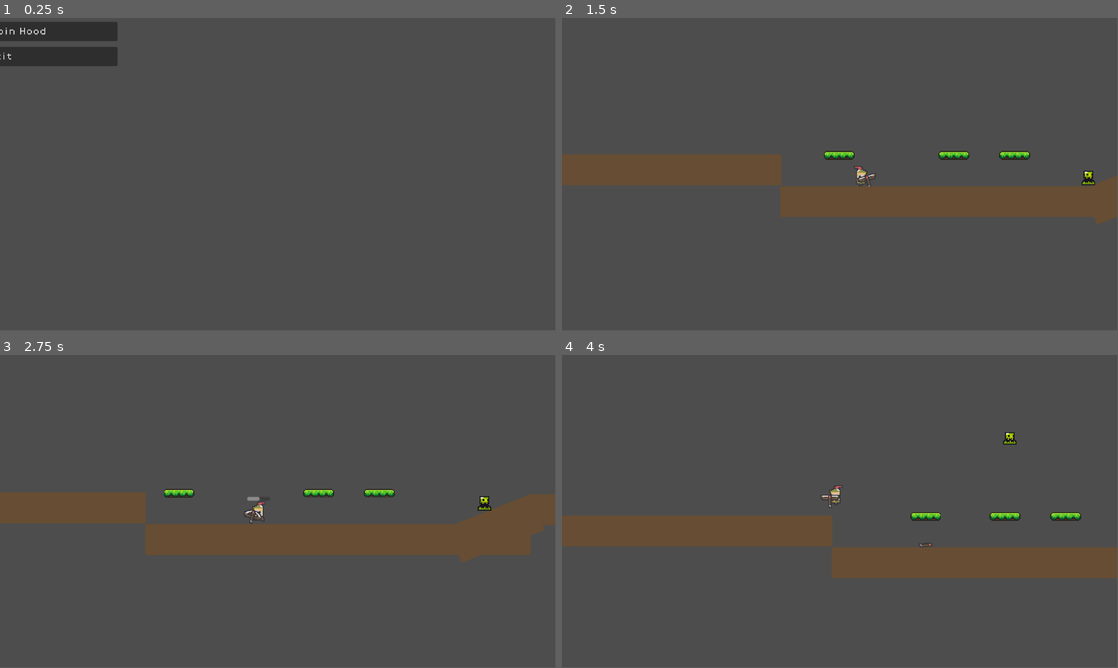
Above: before the commit, frames 1-4 (two rows, left to right).
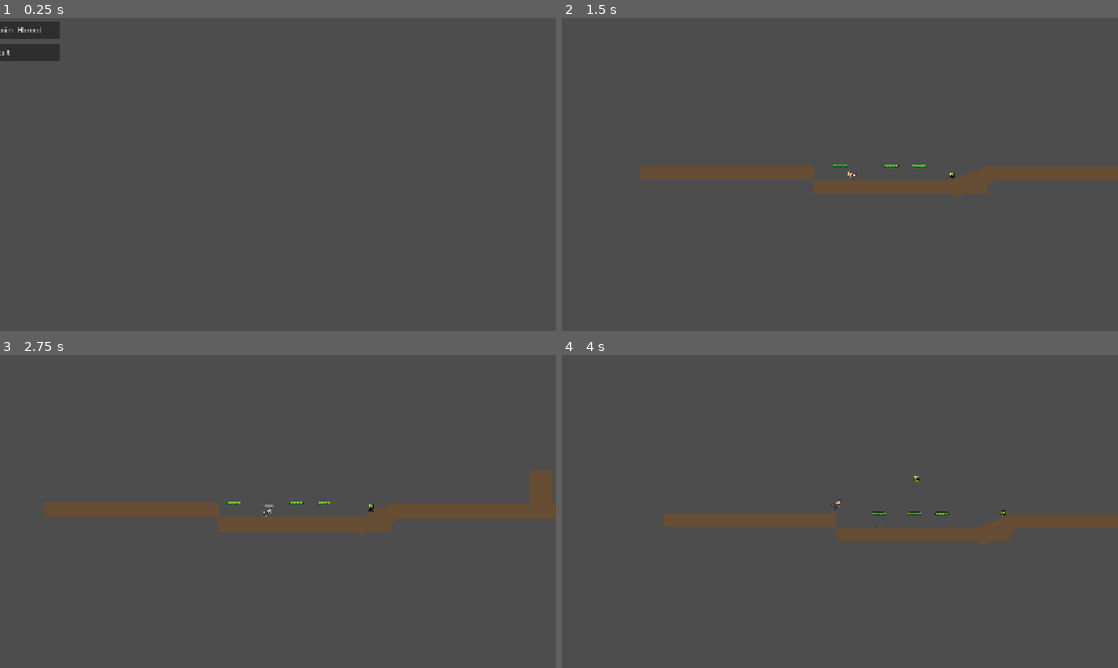
Above: after the commit, the same moments.

Repository: GeorgiStavrev/godot-sidescroller
Game: Godot game, scene res://scenes/game.tscn
Two runs of this game, one before a commit and one after it. Both use one fixed random seed, a clock stepped at 60 frames per second and the inputs below. This scene is started directly instead of the project's main scene.
Inputs:
- Up to frame 1 (0.25 s): no input
- Up to frame 2 (1.5 s): tap Enter at 0.5 s; hold Down (aim_down) 0.53-1.28 s; hold Right (run_right) from 0.53 s (still down); tap Space (jump) at 0.77 s; tap Up (aim_up) at 1.35 s
- Up to frame 3 (2.75 s): tap Space (jump) at 1.52 s; release Right (run_right) at 2.03 s; hold Left (run_left) from 2.03 s (still down); hold F (shoot) from 2.03 s (still down)
- Up to frame 4 (4 s): keep holding Left (run_left); release F (shoot) at 2.78 s; tap Shift (sprint) at 2.85 s; tap Space (jump) at 3.02, 3.77 s; hold Down (aim_down) from 3.53 s (still down)
In our replay, the window is 799x449 before the commit and 800x450 after it. These sizes can differ from the game's own. Grey fills any space a smaller window leaves; there, only what the larger window draws over its background counts as a difference.

The runs differ from the first frame. In frame 1, 1.7% of the frame differs, in the area x 0-22%, y 1-16%; in frame 2, 11%; in frame 3, 11%; in frame 4, 12%, in the area x 0-100%, y 24-72%.

Commit message:
added base classes, added finisher taunt, adjusted bow default prop values, maximised game window

Diff:
--- a/project.godot
+++ b/project.godot
@@ -20,6 +20,13 @@
 GameManager="*res://scripts/game_manager.gd"
 Music="*res://scenes/music.tscn"
 NodeTools="*res://scripts/node_tools.gd"
+
+[display]
+
+window/size/viewport_width=1280
+window/size/viewport_height=720
+window/size/mode=2
+window/stretch/mode="canvas_items"
 
 [input]
 
--- a/scenes/Characters/NPCs/slime.tscn
+++ b/scenes/Characters/NPCs/slime.tscn
@@ -1,10 +1,11 @@
-[gd_scene load_steps=20 format=3 uid="uid://60srmp8f1guv"]
+[gd_scene load_steps=21 format=3 uid="uid://60srmp8f1guv"]
 
 [ext_resource type="Script" uid="uid://0k25jjpsoipc" path="res://scripts/Characters/NPC/slime.gd" id="1_n6pvg"]
 [ext_resource type="Texture2D" uid="uid://dqike8fmnyj4u" path="res://assets/sprites/slime_green.png" id="1_p2gj0"]
 [ext_resource type="PackedScene" uid="uid://btvetxn3a0nfn" path="res://scenes/killzone.tscn" id="2_n6pvg"]
 [ext_resource type="PackedScene" path="res://scenes/UI/health_bar.tscn" id="4_health"]
 [ext_resource type="PackedScene" uid="uid://lwrdl1l4058" path="res://scenes/Components/hitbox.tscn" id="5_hitbox"]
+[ext_resource type="PackedScene" uid="uid://di33tfeioprrb" path="res://scenes/Components/finisher_taunt.tscn" id="6_s6lhv"]
 
 [sub_resource type="AtlasTexture" id="AtlasTexture_1vytc"]
 atlas = ExtResource("1_p2gj0")
@@ -135,13 +136,14 @@
 position = Vector2(0.9999999, 4)
 scale = Vector2(0.428164, -0.4153224)
 offset = Vector2(0, 4.5)
-damage_multiplier = 1.5
+damage_multiplier = 1.8
 hit_label = "headshot"
 hit_label_settings = SubResource("LabelSettings_bufos")
 
 [node name="Hitbox_back_head" parent="." instance=ExtResource("5_hitbox")]
 position = Vector2(-4, 2)
 scale = Vector2(0.2841975, 0.3982025)
+damage_multiplier = 1.3
 
 [node name="Hitbox_mouth" parent="." instance=ExtResource("5_hitbox")]
 position = Vector2(-1, 6.5)
@@ -169,4 +171,6 @@
 offset_top = -9.0
 offset_bottom = -4.0
 
+[node name="FinisherTaunt" parent="." instance=ExtResource("6_s6lhv")]
+
 [connection signal="animation_finished" from="AnimatedSprite2D" to="." method="_on_animation_finished"]
--- /dev/null
+++ b/scenes/Components/finisher_taunt.tscn
@@ -0,0 +1,11 @@
+[gd_scene load_steps=3 format=3 uid="uid://di33tfeioprrb"]
+
+[ext_resource type="Script" uid="uid://besv3v2yvnm23" path="res://scripts/Components/finisher_taunt.gd" id="1_wulli"]
+[ext_resource type="AudioStream" uid="uid://b5gdwb53c3ul1" path="res://assets/sounds/finish-him.mp3" id="2_rxrge"]
+
+[node name="FinisherTaunt" type="Node2D"]
+script = ExtResource("1_wulli")
+
+[node name="AudioStreamPlayer2D" type="AudioStreamPlayer2D" parent="."]
+stream = ExtResource("2_rxrge")
+bus = &"SFX"
--- a/scenes/Levels/level_1.tscn
+++ b/scenes/Levels/level_1.tscn
@@ -509,7 +509,6 @@
 position = Vector2(-555, -14)
 
 [node name="Camera2D" type="Camera2D" parent="Player"]
-zoom = Vector2(3, 3)
 limit_bottom = 200
 position_smoothing_enabled = true
 
--- a/scenes/Levels/test_robinhood.tscn
+++ b/scenes/Levels/test_robinhood.tscn
@@ -30,7 +30,6 @@
 position = Vector2(-183, -33)
 
 [node name="Camera2D" type="Camera2D" parent="Player"]
-zoom = Vector2(2, 2)
 position_smoothing_enabled = true
 
 [node name="Ground" type="StaticBody2D" parent="."]
--- a/scenes/main_menu.tscn
+++ b/scenes/main_menu.tscn
@@ -40,7 +40,7 @@
 layout_mode = 2
 theme_override_fonts/font = ExtResource("2_font")
 theme_override_font_sizes/font_size = 32
-text = "Godot Side-Scroller"
+text = "Arrow Time"
 horizontal_alignment = 1
 vertical_alignment = 1
 
--- a/scripts/Characters/NPC/slime.gd
+++ b/scripts/Characters/NPC/slime.gd
@@ -1,26 +1,21 @@
-extends CharacterBody2D
+extends NPCNode
 
 const SPEED = 30.0
 const MAX_HEALTH = 20.0
 const GRAVITY = 400.0
+const CONTACT_DAMAGE = 10.0
 
-var direction = 1
-var health: float = MAX_HEALTH
 @onready var ray_cast_right: RayCast2D = $RayCastRight
 @onready var ray_cast_left: RayCast2D = $RayCastLeft
-@onready var animated_sprite: AnimatedSprite2D = $AnimatedSprite2D
 
 
 func _ready() -> void:
 	add_to_group("saveable")
 	add_to_group("enemies")
-
-
-func _on_animation_finished() -> void:
-	if animated_sprite.animation == "hurt":
-		animated_sprite.play("default")
-	if animated_sprite.animation == "death":
-		queue_free()
+	self.max_health = MAX_HEALTH
+	self.health = self.max_health
+	self.animations = get_node("AnimatedSprite2D")
+	self.direction = 1
 
 
 func _physics_process(delta: float) -> void:
@@ -33,40 +28,10 @@
 	# Horizontal movement and direction change
 	if ray_cast_right.is_colliding():
 		direction = -1
-		animated_sprite.flip_h = true
+		animations.flip_h = true
 	elif ray_cast_left.is_colliding():
 		direction = 1
-		animated_sprite.flip_h = false
+		animations.flip_h = false
 
 	velocity.x = direction * SPEED
 	move_and_slide()
-
-
-const CONTACT_DAMAGE = 10.0
-
-
-func take_damage(damage: float) -> void:
-	Debug.print(NodeTools.get_node_path(self) + " took " + str(damage) + " damage")
-	health -= damage
-	animated_sprite.play("hurt")
-	if health <= 0:
-		animated_sprite.play("death")
-
-
-func show_hit_label(text: String, settings: LabelSettings = null) -> void:
-	FloatingLabel.spawn(self, text, settings, Vector2(0, -10))
-
-
-func serialize() -> Dictionary:
-	return {
-		"position_x": position.x,
-		"position_y": position.y,
-		"direction": direction,
-	}
-
-
-func deserialize(data: Dictionary) -> void:
-	position.x = data.get("position_x", position.x)
-	position.y = data.get("position_y", position.y)
-	direction = data.get("direction", direction)
-	animated_sprite.flip_h = direction == -1
--- /dev/null
+++ b/scripts/Characters/damageable_body_2d.gd
@@ -0,0 +1,29 @@
+extends CharacterBody2D
+
+class_name DamageableBody2D
+
+signal damage_taken(amount, has_died, health_left)
+
+var max_health: float
+var health: float
+var animations: AnimatedSprite2D
+
+
+func take_damage(damage: float) -> void:
+	Debug.print(NodeTools.get_node_path(self) + " took " + str(damage) + " damage")
+	health -= damage
+	animations.play("hurt")
+	if health <= 0:
+		animations.play("death")
+	damage_taken.emit(damage, health <= 0, health)
+
+
+func _on_animation_finished() -> void:
+	if animations.animation == "hurt":
+		animations.play("default")
+	if animations.animation == "death":
+		queue_free()
+
+
+func show_hit_label(text: String, settings: LabelSettings = null) -> void:
+	FloatingLabel.spawn(self, text, settings, Vector2(0, -10))
--- /dev/null
+++ b/scripts/Characters/npc_node.gd
@@ -0,0 +1,20 @@
+extends DamageableBody2D
+
+class_name NPCNode
+
+var direction: int
+
+
+func serialize() -> Dictionary:
+	return {
+		"position_x": position.x,
+		"position_y": position.y,
+		"direction": direction,
+	}
+
+
+func deserialize(data: Dictionary) -> void:
+	position.x = data.get("position_x", position.x)
+	position.y = data.get("position_y", position.y)
+	direction = data.get("direction", direction)
+	animations.flip_h = direction == -1
--- /dev/null
+++ b/scripts/Components/finisher_taunt.gd
@@ -0,0 +1,22 @@
+extends Node2D
+
+@onready var sfx_player: AudioStreamPlayer2D = $AudioStreamPlayer2D
+
+@export
+var label_settings: LabelSettings = preload("res://templates/finisher_label.tres").duplicate()
+
+var node: DamageableBody2D
+
+
+func _ready() -> void:
+	self.node = NodeTools.get_ancestor_by_class(self, DamageableBody2D)
+	if self.node == null:
+		push_error("Could not find node to attach finisher_taunt to.")
+	else:
+		self.node.connect("damage_taken", _on_damage_taken)
+
+
+func _on_damage_taken(damage: float, has_died: bool, health: float) -> void:
+	if not has_died and self.node.health > 0 and self.node.health / self.node.max_health < 0.2:
+		node.show_hit_label("FINISH HIM", label_settings)
+		sfx_player.play()
--- a/scripts/Weapons/bow.gd
+++ b/scripts/Weapons/bow.gd
@@ -8,15 +8,15 @@
 const DRAW_OFFSET = 3.0  # How far back the arrow moves when drawn (in pixels)
 
 # Charging configuration
-const MAX_CHARGE_TIME = 1.5  # Seconds to reach full charge
-const AUTO_RELEASE_TIME = 2.0  # Seconds before forced release
-const CHARGE_WARNING_RATIO = 0.8  # When to start warning (ratio of auto-release time)
+const MAX_CHARGE_TIME = 0.8  # Seconds to reach full charge
+const AUTO_RELEASE_TIME = 1.0  # Seconds before forced release
+const CHARGE_WARNING_RATIO = 0.85  # When to start warning (ratio of auto-release time)
 
 var _nocked_arrow_base_x: float = 0.0
 var _is_drawn: bool = false
 var _is_reloading: bool = false
 
-@export var reload_time: float = 0.5  # Base reload time in seconds
+@export var reload_time: float = 0.6  # Base reload time in seconds
 @export var reload_speed: float = 1.0  # Multiplier (higher = faster)
 
 
--- a/scripts/node_tools.gd
+++ b/scripts/node_tools.gd
@@ -9,3 +9,12 @@
 		current_node = current_node.get_parent()
 	names.reverse()
 	return "->".join(names)
+
+
+func get_ancestor_by_class(node: Node, target_class: Object) -> Node:
+	var curr = node.get_parent()
+	while curr != null:
+		if is_instance_of(curr, target_class):
+			return curr
+		curr = curr.get_parent()
+	return null
--- /dev/null
+++ b/templates/finisher_label.tres
@@ -0,0 +1,5 @@
+[gd_resource type="LabelSettings" format=3 uid="uid://bae63vl767yyx"]
+
+[resource]
+font_size = 14
+font_color = Color(0.9594161, 0.021417461, 1.92523e-07, 1)
Not shown, added: assets/sounds/finish-him.mp3.import
Not shown, added: scripts/Characters/damageable_body_2d.gd.uid
Not shown, added: scripts/Characters/npc_node.gd.uid
Not shown, added: scripts/Components/finisher_taunt.gd.uid
Not shown, added: assets/sounds/finish-him.mp3
